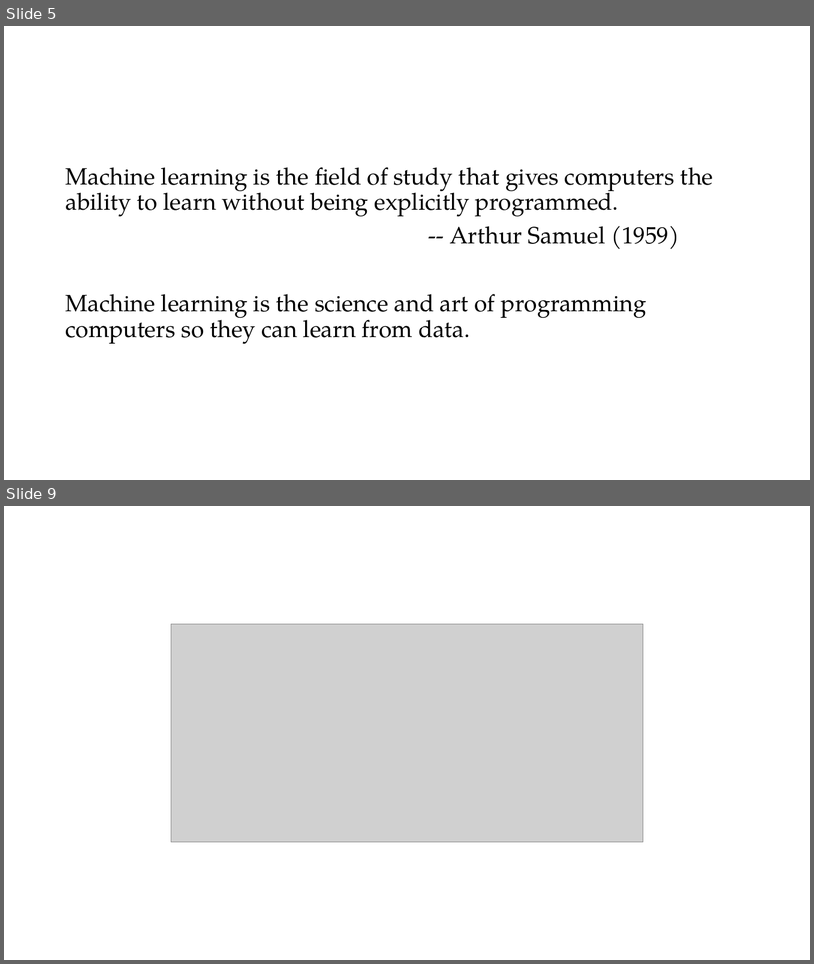
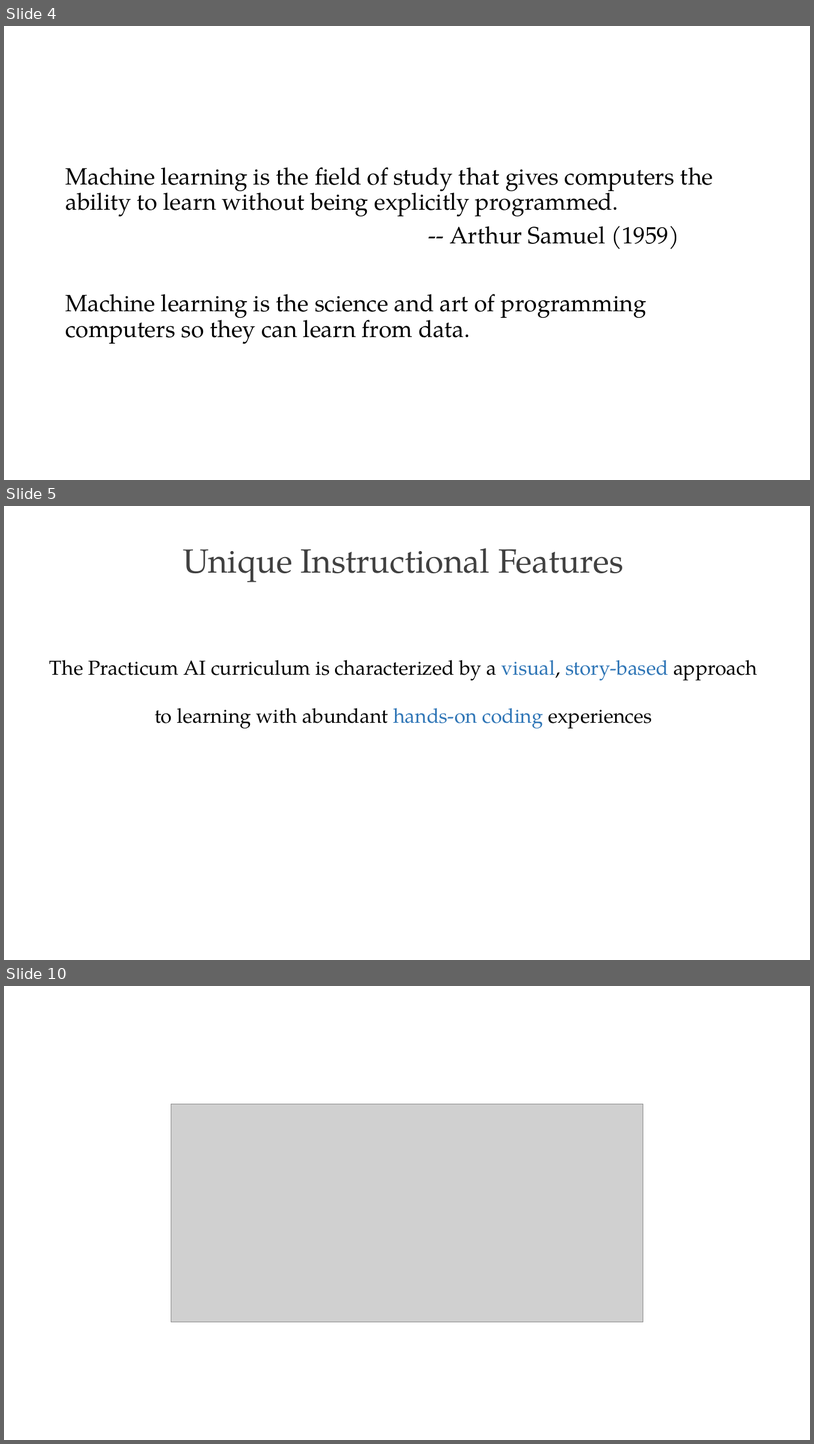
Before and after one commit to PracticumAI-Test/practicum, a slide deck: pai_getting_started.pptx. Shown one above the other, each under a label of ours: slides 5 and 9 before the commit, slides 4, 5 and 10 after it; the slides between them are not shown. The pictures are 814x964 and 814x1444 pixels, drawn with LibreOffice and Linux fonts; fonts in the diff are those of the drawing; grey boxes stand for pictures. Boxes give left, top, right and bottom in pixels: in the first picture for what was removed or moved away, otherwise in the second. Text is boxed around its words. In the diff, an @@ line names an element or a change of style, - is before the commit and + after.

Commit message:
Practicum AI presentation (09.07.21).

```diff
--- a/pai_getting_started.pptx
+++ b/pai_getting_started.pptx
@@ slide 5 added at [4,506,810,960], background #FFFFFF @@
@@ title added at [183,548,624,582], 40 pt, text #404040 @@
+Unique Instructional Features
@@ text added at [50,660,758,729], 24 pt, text #000000 @@
+The Practicum AI curriculum is characterized by a visual, story-based approach to learning with abundant hands-on coding experiences
@@ what was slide 5 is now slide 4 @@
@@ what was slide 9 is now slide 10 @@
```
Also in this commit, not shown: 5 slides changed, 3 other slides added, 1 slide removed.
